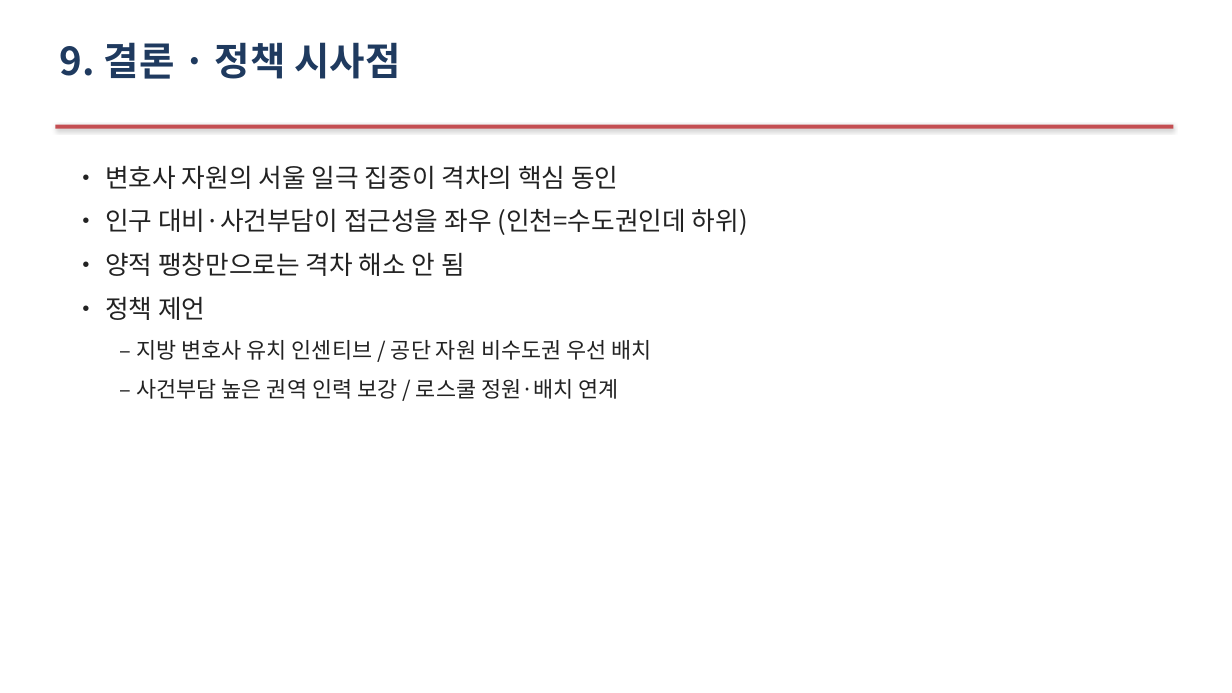
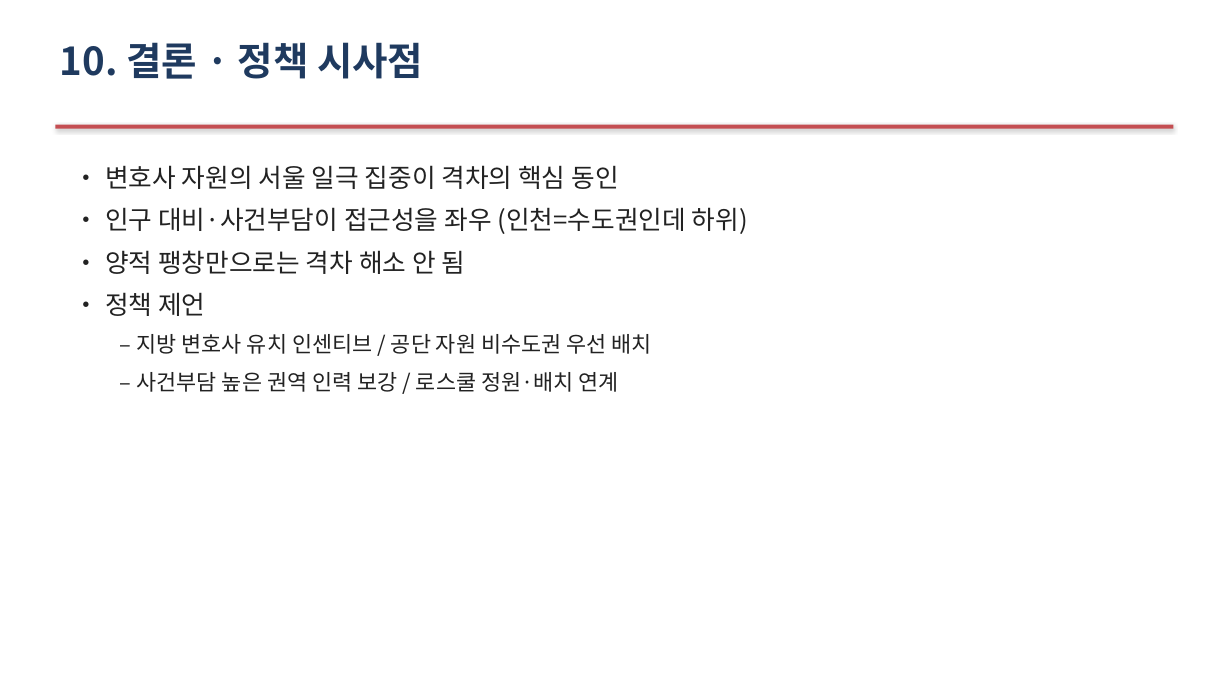
Before and after one commit to Allenkeem/llai-project, a slide deck: slide 13 of reports/발표자료.pptx (slide 11 before the commit). Drawn at 1232x693 pixels with LibreOffice and Linux fonts; fonts in the diff are those of the drawing. Boxes give left, top, right and bottom in pixels: in the first picture for what was removed or moved away, otherwise in the second. Text is boxed around its words. In the diff, an @@ line names an element or a change of style, - is before the commit and + after.

```diff
--- a/reports/발표자료.pptx
+++ b/reports/발표자료.pptx
@@ text at (x1=60, y1=42, x2=423, y2=79): text changed @@
-9. 결론 · 정책 시사점
+10. 결론 · 정책 시사점
@@ text "• 변호사 자원의 서울 일극 ..." at (x1=105, y1=165, x2=748, y2=392): less space between paragraphs @@
```
Also in this commit, not shown: 10 other slides changed, 2 slides added, 2 other files.
